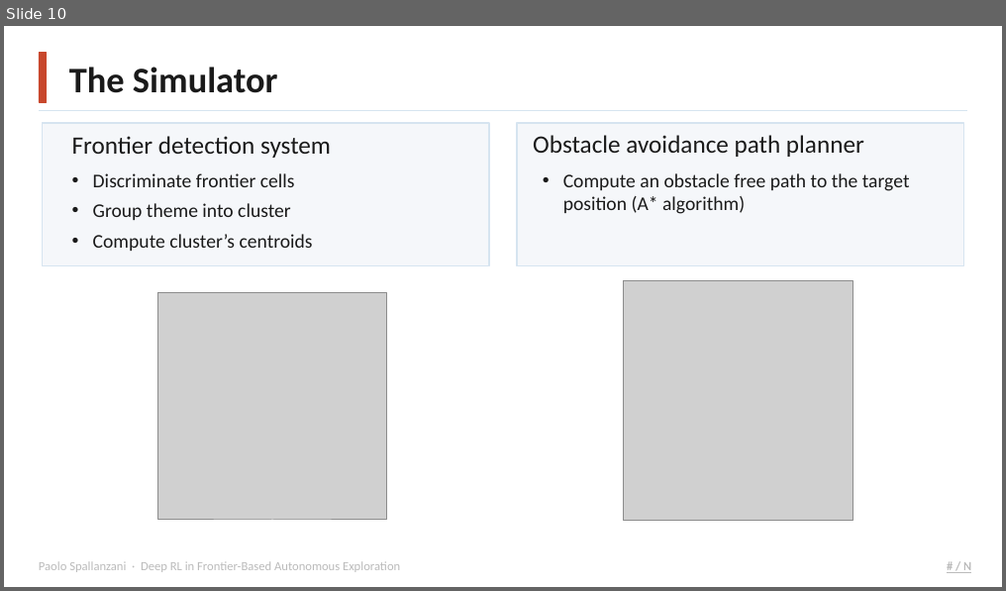
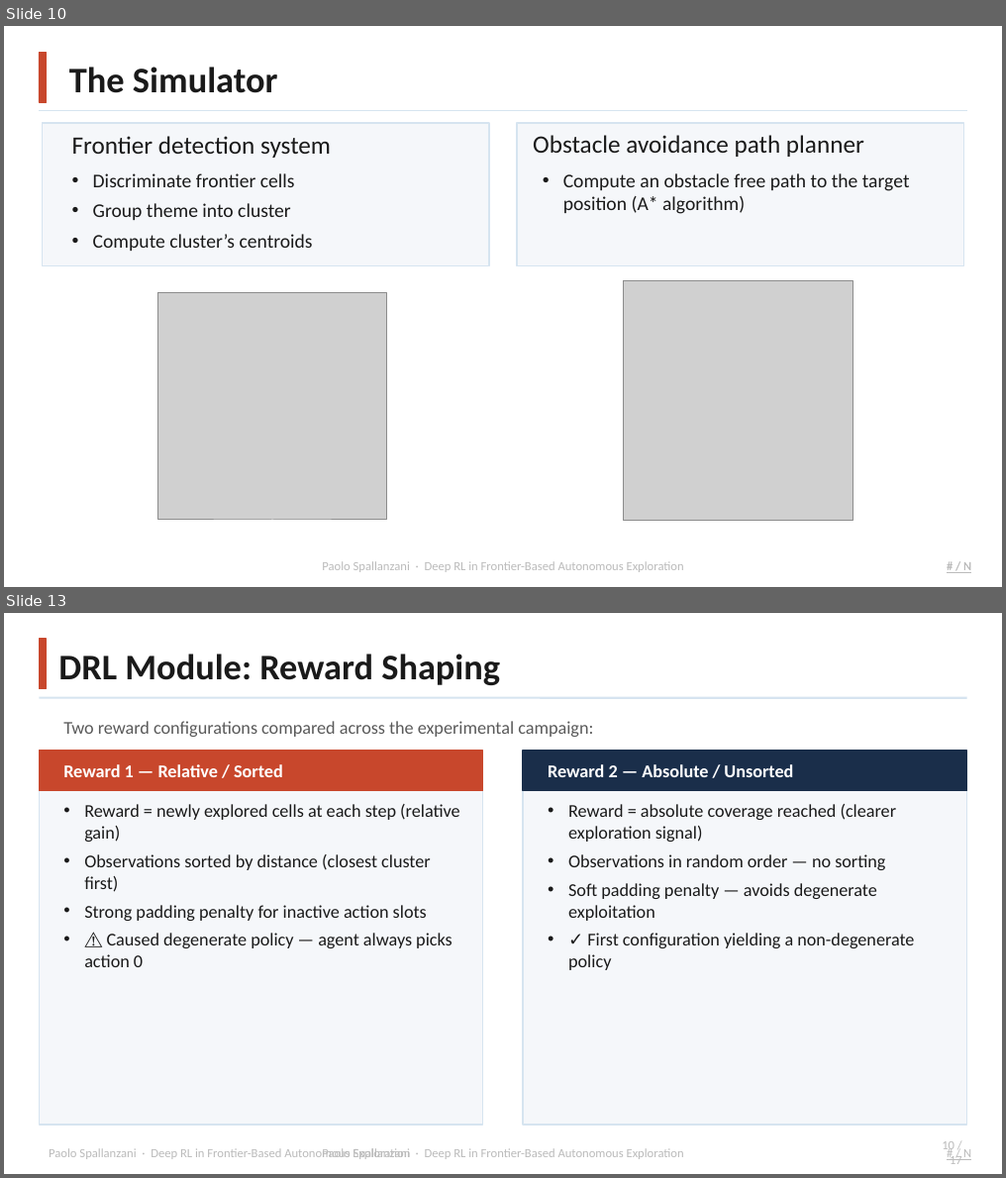
Before and after one commit to Paolo-Spall/presentazione_tesi_dae, a slide deck: presentation_1.pptx. Shown one above the other, each under a label of ours: slide 10 before the commit, slides 10 and 13 after it; the slides between them are not shown. The pictures are 1006x591 and 1006x1178 pixels, drawn with LibreOffice and Linux fonts; fonts in the diff are those of the drawing; grey boxes stand for pictures; background and template pictures are left out. Boxes give left, top, right and bottom in pixels: in the first picture for what was removed or moved away, otherwise in the second. Text is boxed around its words. In the diff, an @@ line names an element or a change of style, - is before the commit and + after.

```diff
--- a/presentation_1.pptx
+++ b/presentation_1.pptx
@@ slide 13 added at [4, 613, 1002, 1174], background #FFFFFF; not listed: 2 template elements that a slide beside it also shows @@
@@ rectangle added at [39, 639, 46, 689], fill #C8472C, outline #C8472C 1 pt @@
@@ text added at [58, 654, 500, 685], 26 pt, text #1A1A1A, bold @@
+DRL Module: Reward Shaping
@@ line added from (39, 698) to (967, 698), #D6E4F0 1.5 pt @@
@@ text added at [63, 721, 593, 737], 13 pt, text #5A5A5A @@
+Two reward configurations compared across the experimental campaign:
@@ rectangle added at [39, 751, 483, 1125], fill #F5F7FA, outline #D6E4F0 1 pt @@
@@ rectangle added at [39, 751, 483, 790], fill #C8472C, outline #C8472C 1 pt @@
@@ rectangle added at [523, 751, 967, 1125], fill #F5F7FA, outline #D6E4F0 1 pt @@
@@ rectangle added at [523, 751, 967, 790], fill #1A2E4A, outline #1A2E4A 1 pt @@
@@ text added at [63, 764, 283, 777], 13 pt, text #FFFFFF, bold @@
+Reward 1 — Relative / Sorted
@@ text added at [548, 764, 793, 777], 13 pt, text #FFFFFF, bold @@
+Reward 2 — Absolute / Unsorted
@@ text added at [84, 804, 460, 967], 13 pt, text #1A1A1A @@
+• Reward = newly explored cells at each step (relative gain)
+• Observations sorted by distance (closest cluster first)
+• Strong padding penalty for inactive action slots
+• ⚠ Caused degenerate policy — agent always picks action 0
@@ text added at [568, 804, 914, 970], 13 pt, text #1A1A1A @@
+• Reward = absolute coverage reached (clearer exploration signal)
+• Observations in random order — no sorting
+• Soft padding penalty — avoids degenerate exploitation
+• ✓ First configuration yielding a non-degenerate policy
@@ text added at [942, 1142, 962, 1164], 9 pt, text #BBBBBB @@
+10 / 17
@@ text added at [49, 1149, 410, 1159], 9 pt, text #BBBBBB @@
+Paolo Spallanzani · Deep RL in Frontier-Based Autonomous Exploration
@@ slide 10 changed as well @@
@@ text "Paolo Spallanzani · Deep RL ...": place and size @@
-text "Paolo Spallanzani · Deep RL ..." at [39, 562, 400, 572]
+text "Paolo Spallanzani · Deep RL ..." at [322, 562, 684, 572]
@@ text "Paolo Spallanzani · Deep RL ..." at [322, 562, 684, 572]: alignment left to centre @@
```
Also in this commit, not shown: 10 other slides changed, 10 other slides added, 5 other files.
